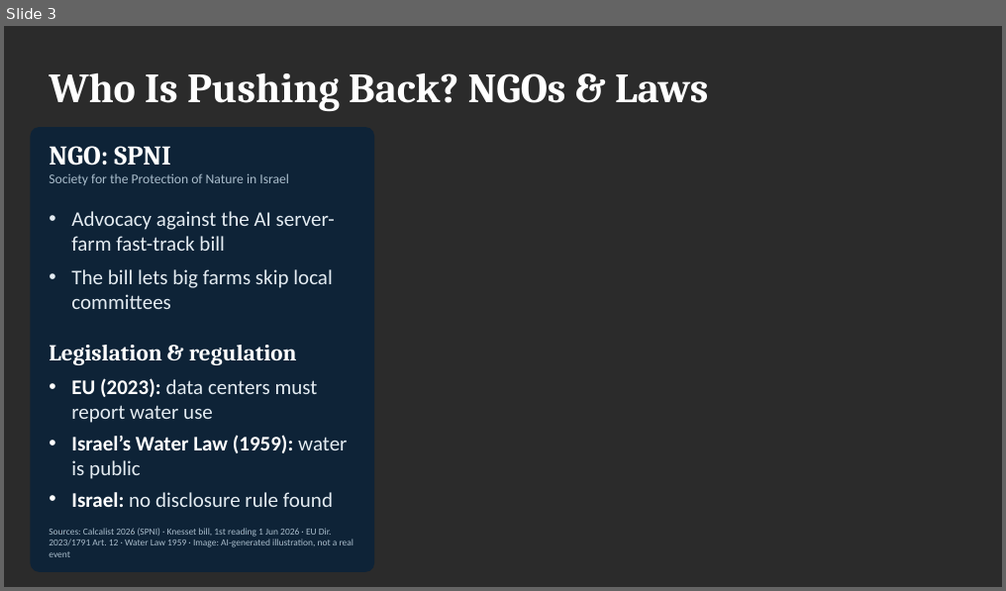
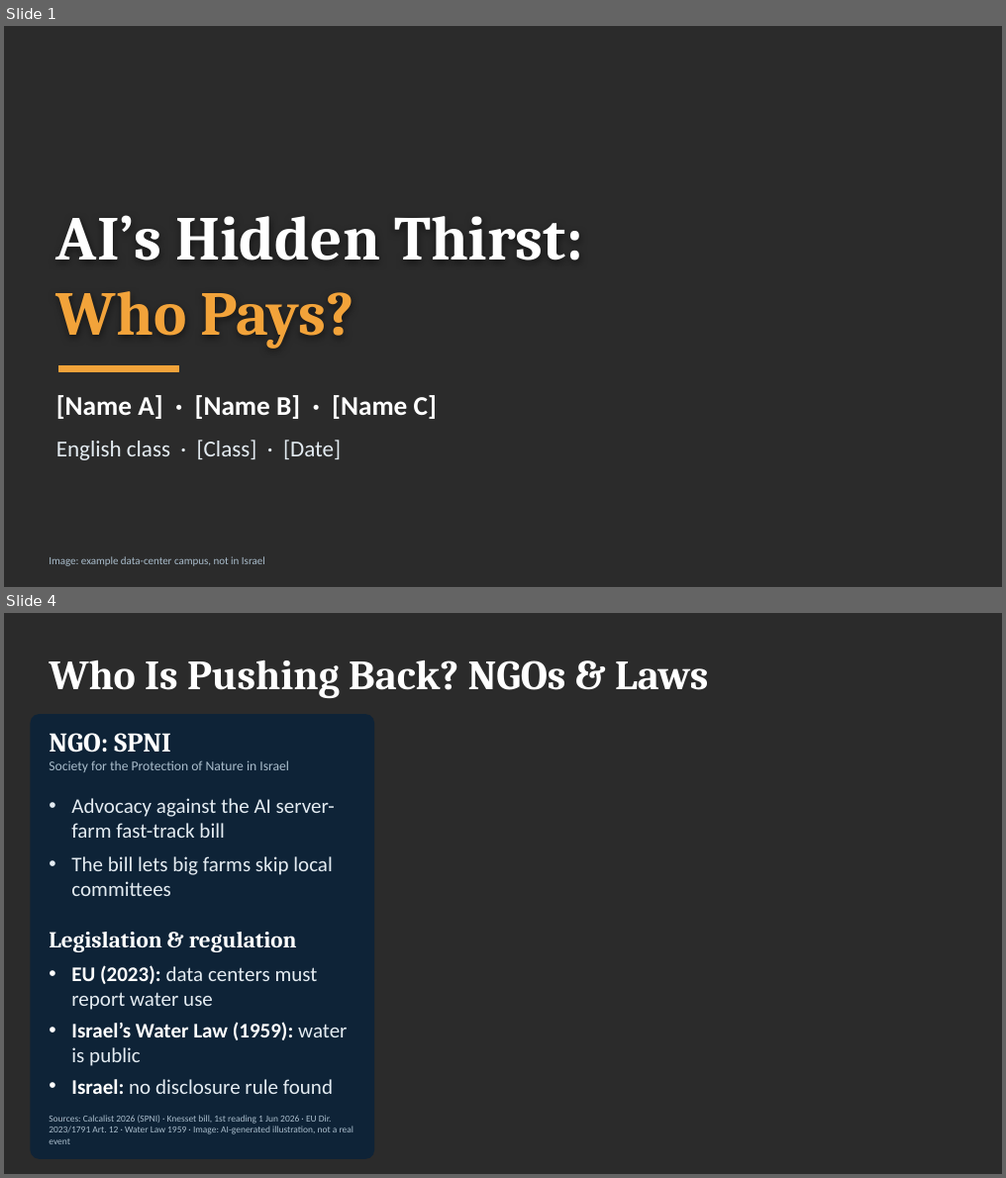
Before and after one commit to dekelelely/dekel12, a slide deck: ai-water-deck.pptx. Shown one above the other, each under a label of ours: slide 3 before the commit, slides 1 and 4 after it; the slides between them are not shown. The pictures are 1006x591 and 1006x1178 pixels, drawn with LibreOffice and Linux fonts; fonts in the diff are those of the drawing; background and template pictures are left out; a plain dark background stands for a picture behind light text. Boxes give left, top, right and bottom in pixels: in the first picture for what was removed or moved away, otherwise in the second. Text is boxed around its words. In the diff, an @@ line names an element or a change of style, - is before the commit and + after.

```diff
--- a/ai-water-deck.pptx
+++ b/ai-water-deck.pptx
@@ slide 1 added at [4,26,1002,587], background picture (left out) @@
@@ text added at [56,215,583,349], 60 pt, text #FFFFFF, bold @@
+AI’s Hidden Thirst:
+Who Pays?
@@ rectangle added at [59,367,179,372], fill #F2A33A, outline #F2A33A 1 pt @@
@@ text added at [56,395,437,419], 26 pt, text #FFFFFF, bold @@
+[Name A] · [Name B] · [Name C]
@@ text added at [56,440,341,461], 22 pt, text #E3EBF1 @@
+English class · [Class] · [Date]
@@ text added at [49,557,265,567], 10.5 pt, text #A9BCCB @@
+Image: example data-center campus, not in Israel
@@ what was slide 3 is now slide 4 @@
```
Also in this commit, not shown: 2 slides changed, 8 other files.
